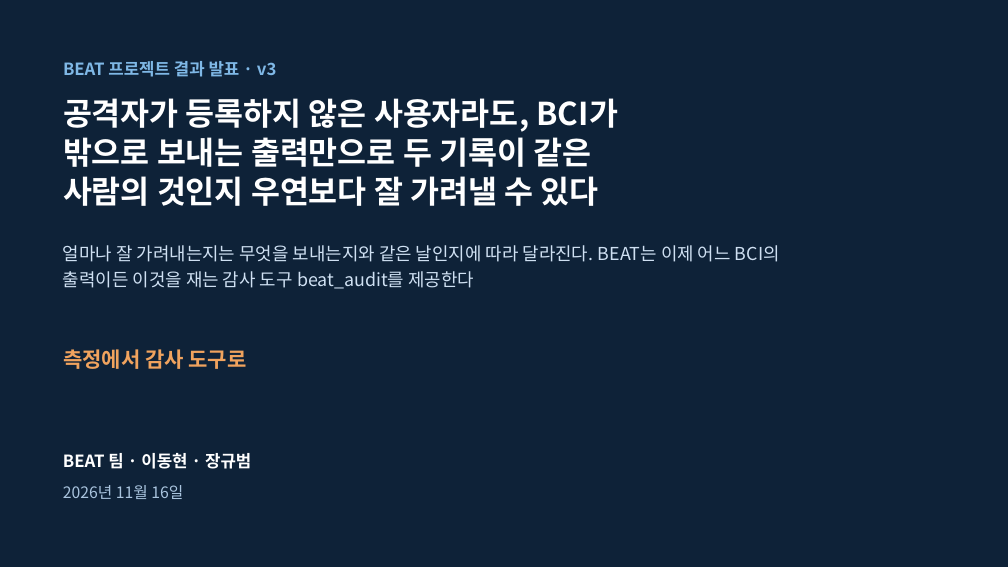
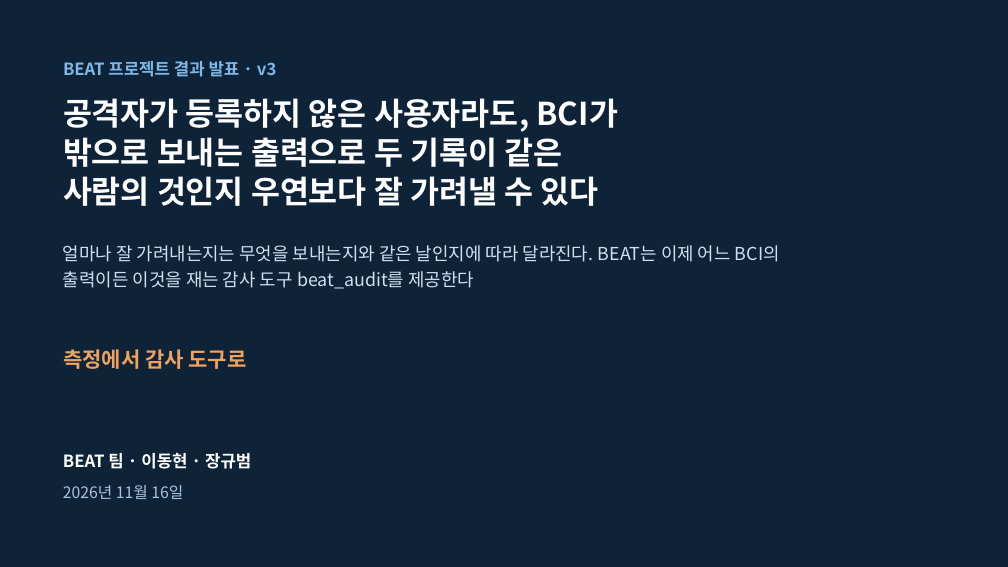
Before and after one commit to gigalove6783-pixel/beat-eeg-privacy, a slide deck: slide 1 of presentation/BEAT_v3_talk.pptx. Drawn at 1008x567 pixels with LibreOffice and Linux fonts; fonts in the diff are those of the drawing. Boxes give left, top, right and bottom in pixels: in the first picture for what was removed or moved away, otherwise in the second. Text is boxed around its words. In the diff, an @@ line names an element or a change of style, - is before the commit and + after.

```diff
--- a/presentation/BEAT_v3_talk.pptx
+++ b/presentation/BEAT_v3_talk.pptx
@@ text at box(63, 98, 619, 206): text changed @@
-공격자가 등록하지 않은 사용자라도, BCI가
-밖으로 보내는 출력만으로 두 기록이 같은
-사람의 것인지 우연보다 잘 가려낼 수 있다
+공격자가 등록하지 않은 사용자라도, BCI가
+밖으로 보내는 출력으로 두 기록이 같은
+사람의 것인지 우연보다 잘 가려낼 수 있다
```
Also in this commit, not shown: 9 other slides changed, 12 other files.
